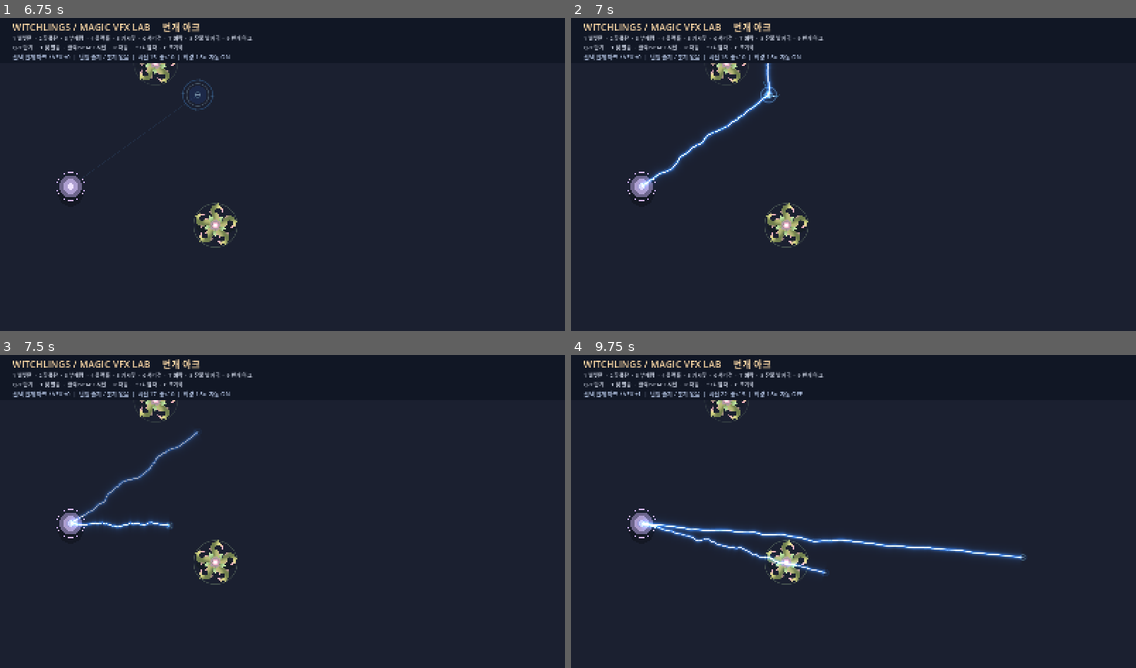
Above: before the commit, frames 1-4 (two rows, left to right).
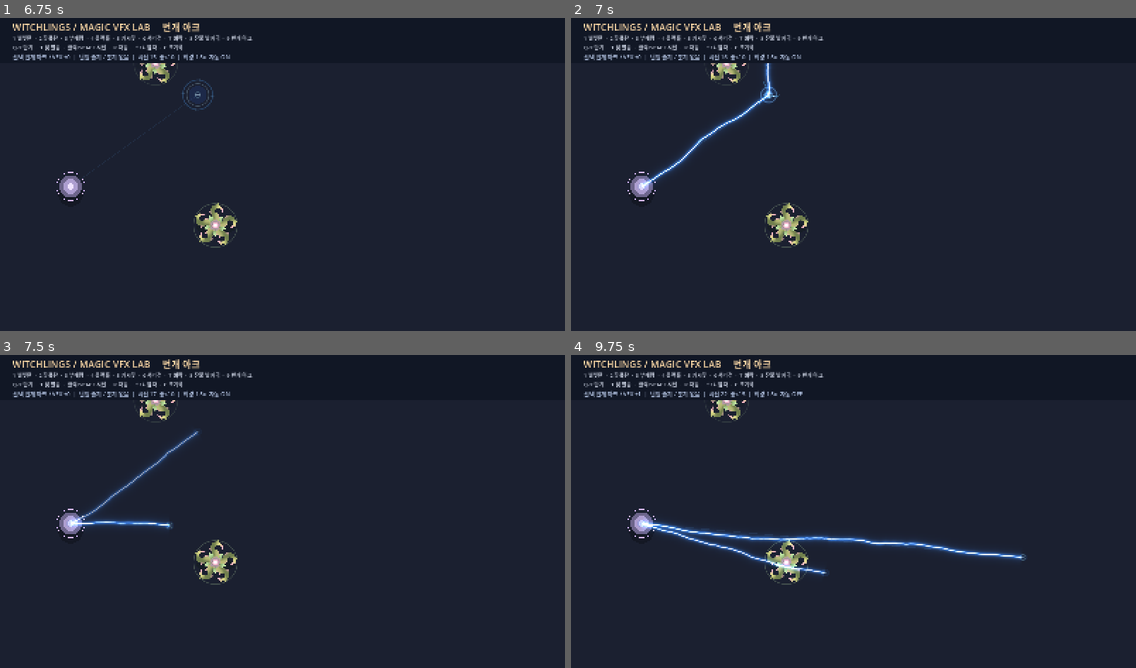
Above: after the commit, the same moments.

Repository: LittleEvasn/Test-Room
Game: Godot game, scene res://scenes/main.tscn
The game is run twice, just before and just after one commit, with the same random seed, the same clock (stepped at 60 frames per second) and the same inputs.
Inputs (mouse positions are in pixels of both pictures, inside the frame that each line leads up to):
- Up to frame 1 (6.75 s): tap Enter at 0.5 s; move the mouse to (406, 155) at 0.52 s; hold Up 0.53-1.25 s; tap 1 at 0.6 s; click (406, 155) at 0.67 s; tap Space at 0.77, 3.77 s; drag from (169, 187) to (254, 237) at 1.27 s; move the mouse to (339, 102) at 2.02 s; hold Up 2.03-2.75 s; tap 3 at 2.1 s; drag from (254, 237) to (113, 124) at 2.77 s; move the mouse to (452, 221) at 3.52 s; hold Down 3.53-4.25 s; tap 5 at 3.6 s; drag from (113, 124) to (197, 93) at 4.27 s; move the mouse to (310, 171) at 5.02 s; hold Down 5.03-5.75 s; tap 7 at 5.1 s; click (310, 171) at 5.17 s; drag from (197, 93) to (169, 187) at 5.77 s; move the mouse to (406, 155) at 6.52 s; hold Up from 6.53 s (still down); tap 9 at 6.6 s
- Up to frame 2 (7 s): keep holding Up; tap Space at 6.77 s
- Up to frame 3 (7.5 s): release Up at 7.25 s; drag from (169, 524) to (254, 574) at 7.27 s
- Up to frame 4 (9.75 s): move the mouse to (910, 439) at 8.02 s; hold Down 8.03-8.75 s; tap E at 8.1 s; tap Space at 8.75 s; drag from (825, 574) to (684, 461) at 8.77 s; move the mouse to (1023, 558) at 9.52 s; hold Up from 9.53 s (still down); tap R at 9.6 s; click (1023, 558) at 9.67 s

Frame 1 is identical in both runs. In frame 2, 0.4% of the frame differs, in the area x 13-35%, y 25-54%; in frame 3, 0.7%; in frame 4, 2.1%, in the area x 13-79%, y 53-70%.

Commit message:
Make slot 9 lightning distance-safe and more fluid without changing slot 7

Diff:
--- a/scripts/lightning_arc_vfx.gd
+++ b/scripts/lightning_arc_vfx.gd
@@ -35,10 +35,16 @@
     strip.mouse_filter = Control.MOUSE_FILTER_IGNORE
     strip.position = Vector2(0.0, -STRIP_HEIGHT * 0.5)
     strip.size = Vector2(_bolt_length, STRIP_HEIGHT)
+    # At effectively zero range, draw just a small contact spark instead.
+    strip.visible = _bolt_length >= 8.0
 
     _shader_material = ShaderMaterial.new()
     _shader_material.shader = ARC_SHADER
     _shader_material.set_shader_parameter("phase_offset", randf_range(-40.0, 40.0))
+    # Distance-aware frequency, displacement and glow scale; ONLY slot 9 opts in.
+    _shader_material.set_shader_parameter("arc_length_px", _bolt_length)
+    _shader_material.set_shader_parameter("distance_adaptation", 1.0)
+    _shader_material.set_shader_parameter("body_crawl", 1.0)
     _shader_material.set_shader_parameter("offset_strength", 0.155 + 0.012 * float(_visual_rank))
     _shader_material.set_shader_parameter("core_width", 0.0085 + 0.0014 * float(_visual_rank))
     _shader_material.set_shader_parameter("glow_strength", clampf(0.35 + 0.65 * _glow_multiplier, 0.0, 2.4))
@@ -62,8 +68,15 @@
 func _draw() -> void:
     if _visible_amount <= 0.0:
         return
-    # Minimal anchor glints, intentionally no secondary arcs or branching sparks.
+    # No branches. Close-range endpoints share a compact contact flash.
+    if _bolt_length < 24.0:
+        var center := Vector2(_bolt_length * 0.5, 0.0)
+        draw_circle(center, 4.0, Color(0.21, 0.52, 1.0, 0.14 * _visible_amount))
+        draw_circle(center, 1.6, Color(0.91, 0.97, 1.0, 0.80 * _visible_amount))
+        return
+
+    var glint_scale: float = clampf(_bolt_length / 140.0, 0.35, 1.0)
     for endpoint in [Vector2.ZERO, Vector2(_bolt_length, 0.0)]:
-        draw_circle(endpoint, 12.0, Color(0.21, 0.52, 1.0, 0.10 * _visible_amount))
-        draw_circle(endpoint, 4.0, Color(0.64, 0.86, 1.0, 0.30 * _visible_amount))
+        draw_circle(endpoint, 12.0 * glint_scale, Color(0.21, 0.52, 1.0, 0.10 * _visible_amount))
+        draw_circle(endpoint, 4.0 * glint_scale, Color(0.64, 0.86, 1.0, 0.30 * _visible_amount))
         draw_circle(endpoint, 1.6, Color(1.0, 1.0, 1.0, 0.77 * _visible_amount))
--- a/shaders/lightning_arc.gdshader
+++ b/shaders/lightning_arc.gdshader
@@ -13,6 +13,12 @@
 uniform float speed : hint_range(0.0, 10.0) = 2.4;
 uniform float phase_offset = 0.0;
 uniform float life_alpha : hint_range(0.0, 1.0) = 1.0;
+
+// Optional distance-safe, slow body motion for slot 9.
+// Defaults are disabled to preserve slot 7's existing strike appearance.
+uniform float arc_length_px = 1100.0;
+uniform float distance_adaptation : hint_range(0.0, 1.0) = 0.0;
+uniform float body_crawl : hint_range(0.0, 1.0) = 0.0;
 
 float hash21(vec2 p) {
     return fract(sin(dot(p, vec2(127.1, 311.7))) * 43758.5453);
@@ -43,17 +49,50 @@
 void fragment() {
     float progress = UV.x;
     float time = TIME * speed;
-    float broad = fbm(vec2(progress * 6.0 + phase_offset, time)) - 0.5;
-    float fine = fbm(vec2(progress * 26.0 - phase_offset * 0.31, time * 1.75)) - 0.5;
 
-    // Zero displacement at both endpoints, so the arc reaches the cast and aim positions.
+    // The earlier UV-only frequencies caused 26 tiny bends even on a 30px bolt.
+    // In slot 9, the number of bends now follows its physical screen length.
+    float frequency_ratio = clamp(arc_length_px / 950.0, 0.04, 1.50);
+    float broad_frequency = mix(6.0, clamp(6.0 * frequency_ratio, 0.75, 9.0), distance_adaptation);
+    float fine_frequency = mix(26.0, clamp(26.0 * frequency_ratio, 1.70, 39.0), distance_adaptation);
+
+    float broad = fbm(vec2(progress * broad_frequency + phase_offset,
+        time * mix(1.0, 0.64, body_crawl))) - 0.5;
+    float fine = fbm(vec2(progress * fine_frequency - phase_offset * 0.31,
+        time * mix(1.75, 1.35, body_crawl))) - 0.5;
+
+    // A separate, slower drifting noise field bends the body organically.
+    // Keep its contribution optional: slot 7 uses the original lightning.
+    float flowing = 0.0;
+    if (body_crawl > 0.001) {
+        flowing = fbm(vec2(
+            progress * max(broad_frequency * 0.60, 0.45)
+                + phase_offset * 0.13 - time * 0.36,
+            time * 0.34)) - 0.5;
+    }
+    float original_shape = broad * 1.2 + fine * 0.32;
+    float crawling_shape = broad * 1.10 + flowing * 1.22 + fine * 0.12;
+    float shape = mix(original_shape, crawling_shape, body_crawl);
+
+    // Both endpoints remain anchored. Very short strikes have near-zero
+    // transverse displacement, so they cannot fold into a bright knot.
     float envelope = pow(max(sin(progress * 3.14159265), 0.0), 0.7);
-    float displacement = (broad * 1.2 + fine * 0.32) * offset_strength * envelope;
+    float amplitude_scale = mix(1.0,
+        clamp(arc_length_px / 290.0, 0.02, 1.0), distance_adaptation);
+    float displacement = shape * offset_strength * envelope * amplitude_scale;
     float distance_to_bolt = abs(UV.y - 0.5 - displacement);
 
-    float core = 1.0 - smoothstep(core_width * 0.30, core_width * 1.3, distance_to_bolt);
-    float inner = exp(-2.1 * pow(distance_to_bolt / (core_width * 4.0), 1.6));
-    float aura = exp(-3.0 * pow(distance_to_bolt / 0.14, 1.25));
+    // Reduce the fixed 190px strip's glow footprint at close range too.
+    float close_width = mix(0.26, 1.0,
+        smoothstep(20.0, 260.0, arc_length_px));
+    float width_scale = mix(1.0, close_width, distance_adaptation);
+    float safe_core_width = core_width * max(width_scale, 0.67);
+    float core = 1.0 - smoothstep(safe_core_width * 0.30,
+        safe_core_width * 1.3, distance_to_bolt);
+    float inner = exp(-2.1 * pow(
+        distance_to_bolt / (safe_core_width * 4.0), 1.6));
+    float aura = exp(-3.0 * pow(
+        distance_to_bolt / (0.14 * width_scale), 1.25));
 
     float flicker = clamp(0.87 + 0.09 * sin(TIME * 65.0 + phase_offset)
         + 0.04 * sin(TIME * 121.0 + phase_offset * 2.0), 0.70, 1.0);
Not shown, changed: README.md
